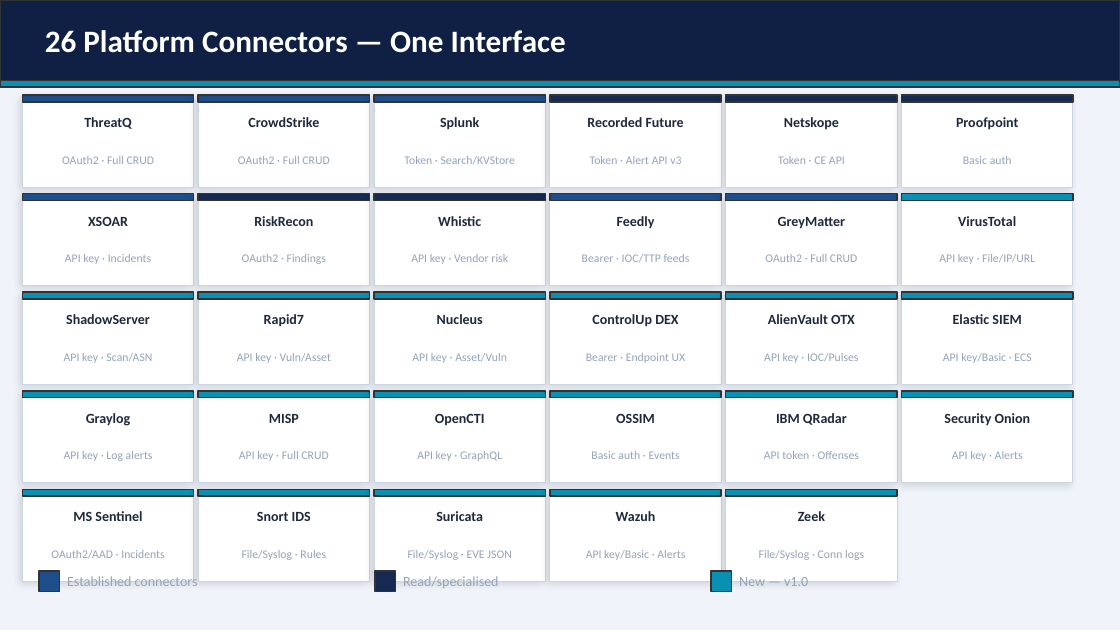
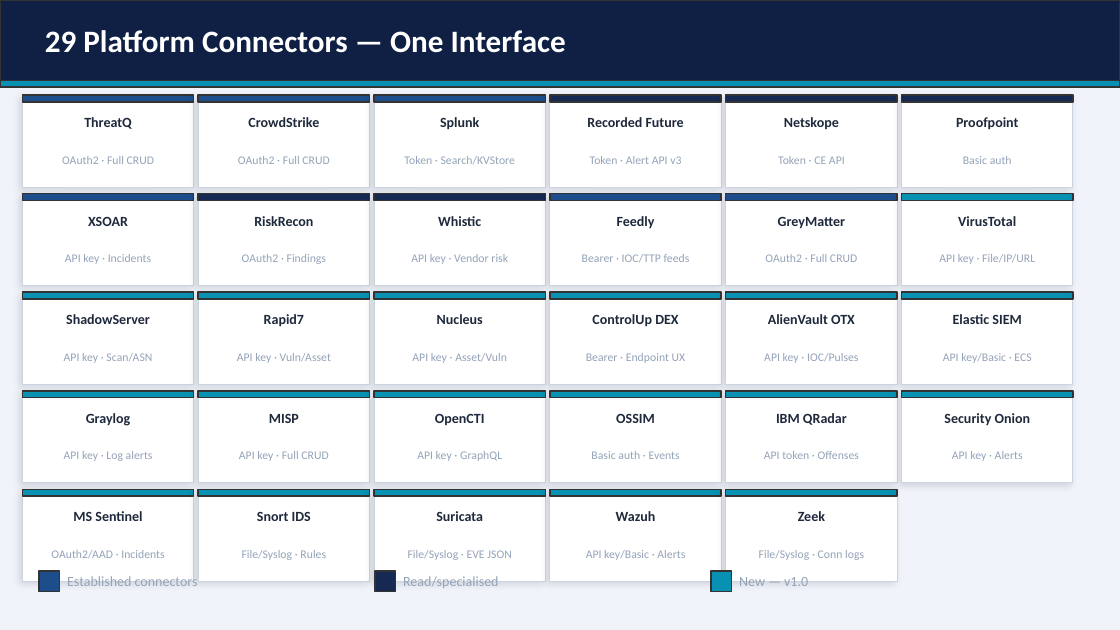
Before and after one commit to wrhalpin/GNAT, a slide deck: slide 5 of GNAT-Presentation.pptx. Drawn at 1120x630 pixels with LibreOffice and Linux fonts; fonts in the diff are those of the drawing. Boxes give left, top, right and bottom in pixels: in the first picture for what was removed or moved away, otherwise in the second. Text is boxed around its words. In the diff, an @@ line names an element or a change of style, - is before the commit and + after.

```diff
--- a/GNAT-Presentation.pptx
+++ b/GNAT-Presentation.pptx
@@ text at (x1=45, y1=30, x2=566, y2=53): text changed @@
-26 Platform Connectors — One Interface
+29 Platform Connectors — One Interface
```
Also in this commit, not shown: 5 other slides changed, 4 other files.
